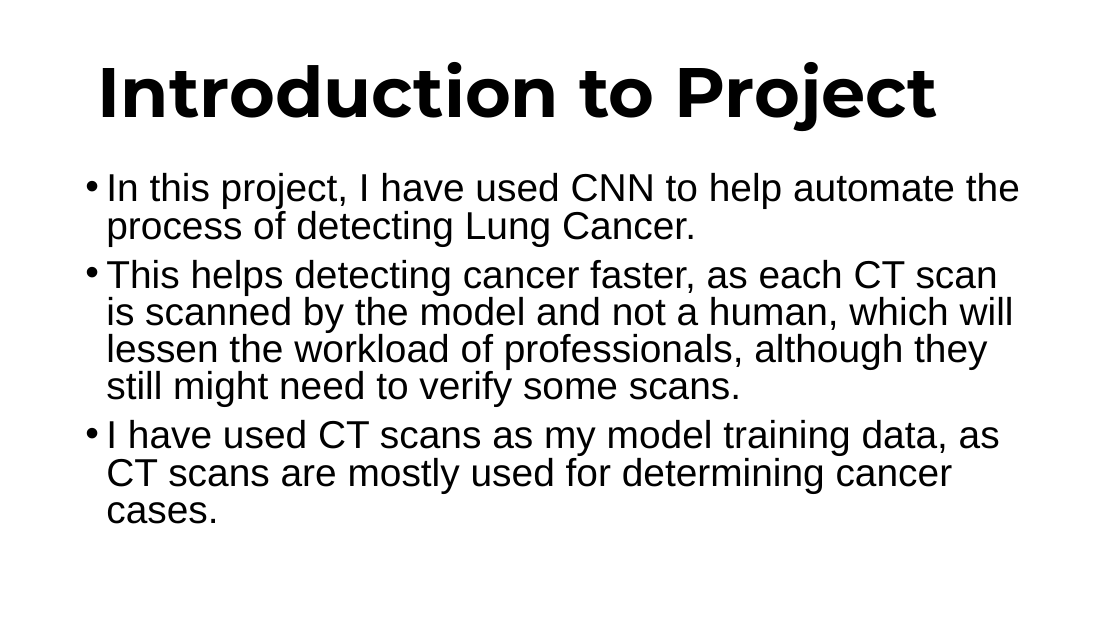
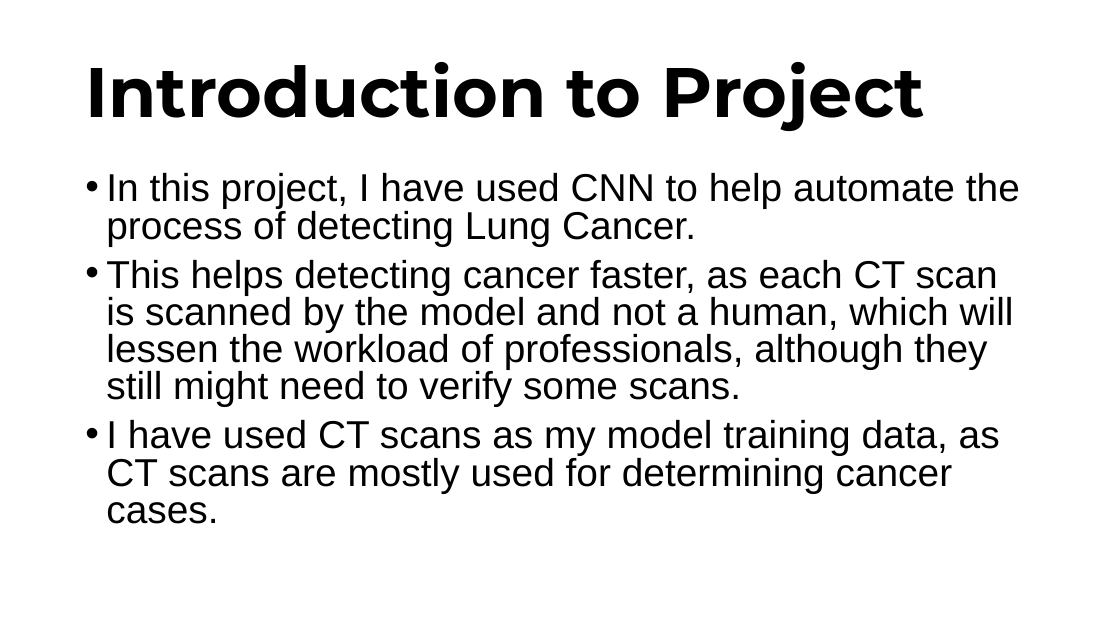
Before and after one commit to Raghavj1401/lung-cancer-cnn, a slide deck: slide 2 of ai-ppt-batch8-raghavjoshi-raghavjoshi200314@gmail.com.pptx. Drawn at 1120x630 pixels with LibreOffice and Linux fonts; fonts in the diff are those of the drawing; background and template pictures are left out. Boxes give left, top, right and bottom in pixels: in the first picture for what was removed or moved away, otherwise in the second. Text is boxed around its words. In the diff, an @@ line names an element or a change of style, - is before the commit and + after.

```diff
--- a/ai-ppt-batch8-raghavjoshi-raghavjoshi200314@gmail.com.pptx
+++ b/ai-ppt-batch8-raghavjoshi-raghavjoshi200314@gmail.com.pptx
@@ title "Introduction to Project" at (85,62,925,131): alignment centre to left @@
```
Also in this commit, not shown: 4 other slides changed, 1 slide added.
